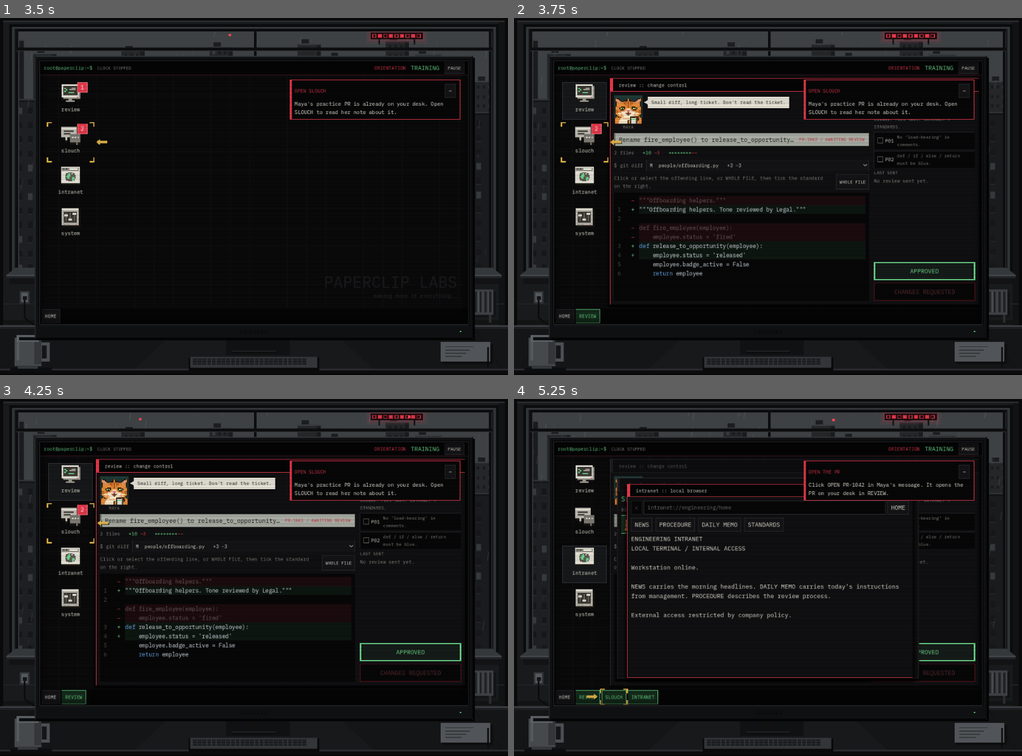
Above: before the commit, frames 1-4 (two rows, left to right).
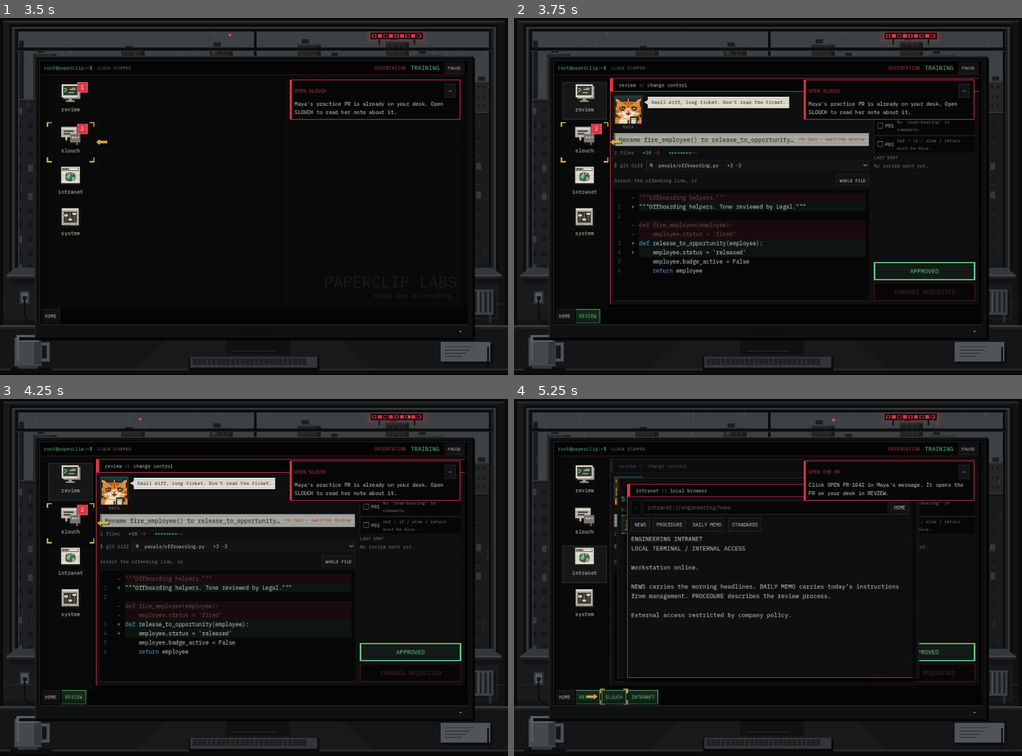
Above: after the commit, the same moments.

Repository: exponent-to/last-review
Game: Godot game, scene res://native/main.tscn
Same seed, same stepped clock (60 frames per second), same inputs: the game is played once before the commit and once after it.
Inputs (mouse positions are in pixels of both pictures, inside the frame that each line leads up to):
- Up to frame 1 (3.5 s): click "New Game" at 0.5 s; click "Slot 1 — Empty" at 1.25 s; click "SKIP [ESC]" at 2 s; click "START ORIENTATION" at 2.75 s
- Up to frame 2 (3.75 s): click (585, 100) at 3.52 s
- Up to frame 3 (4.25 s): no input
- Up to frame 4 (5.25 s): click (585, 523) at 4.27 s; click (585, 563) at 5.02 s

Frame 1 is identical in both runs. In frame 2, 2.4% of the frame differs, in the area x 19-91%, y 28-73%; in frame 3, 2.4%; in frame 4, 0.5%.

Commit message:
UI polish: one instruction per area, compact browser chrome, HN-style masthead
Co-Authored-By: Claude Opus 5.5 <noreply@anthropic.com>
Claude-Session: https://claude.ai/code/session_01Toh7NZ5ACNR43vRL3YhDBw

Diff:
--- a/native/daily_reader.gd
+++ b/native/daily_reader.gd
@@ -114,7 +114,29 @@
 	_content.add_child(line)
 
 func _masthead() -> void:
-	_text("h   Hackerish News", 23)
+	# A boxed "h" logo beside the name, like the site it parodies.
+	var row := HBoxContainer.new()
+	row.add_theme_constant_override("separation", 10)
+	_content.add_child(row)
+	var badge := PanelContainer.new()
+	var box := StyleBoxFlat.new()
+	box.bg_color = INK
+	box.content_margin_left = 7
+	box.content_margin_right = 7
+	box.content_margin_top = 0
+	box.content_margin_bottom = 1
+	badge.add_theme_stylebox_override("panel", box)
+	row.add_child(badge)
+	var logo := Label.new()
+	logo.text = "h"
+	logo.add_theme_font_size_override("font_size", 20)
+	logo.add_theme_color_override("font_color", PAPER)
+	badge.add_child(logo)
+	var name := Label.new()
+	name.text = "Hackerish News"
+	name.add_theme_font_size_override("font_size", 23)
+	name.add_theme_color_override("font_color", INK)
+	row.add_child(name)
 	_divider()
 
 func _news() -> void:
--- a/native/interface.gd
+++ b/native/interface.gd
@@ -880,6 +880,9 @@
 	_button(links, "PROCEDURE", _browse.bind("procedure"))
 	_button(links, "DAILY MEMO", _browse.bind("memo"))
 	_standards_link = _button(links, "STANDARDS", _browse.bind("standards"))
+	# Browser chrome uses the same compact type as every other control.
+	for chrome: Node in navigation.get_children() + links.get_children():
+		if chrome is Button: chrome.add_theme_font_size_override("font_size", 12)
 	var content: VBoxContainer = _scroll_column(page)
 	_browser_text = _paragraph(content, "", 15)
 	_browser_plain = content.get_parent()
@@ -1120,13 +1123,13 @@
 		_evidence_label.text = ""
 		_selected_label.text = ""
 	elif pointing:
-		_evidence_label.text = "> SELECTED %s — tick the standard it breaks on the right" % _location_text(_evidence).to_upper()
-		_selected_label.text = "> %s selected. Tick the standard it breaks." % _location_text(_evidence)
+		_evidence_label.text = "> %s selected" % _location_text(_evidence)
+		_selected_label.text = "Tick the standard it breaks."
 		_selected_label.add_theme_color_override("font_color", AMBER)
 		_evidence_label.add_theme_color_override("font_color", AMBER)
 	else:
-		_evidence_label.text = "Click or select the offending line, or WHOLE FILE, then tick the standard on the right."
-		_selected_label.text = "Select a line, then tick what it breaks. Full text: INTRANET > STANDARDS."
+		_evidence_label.text = "Select the offending line, or"
+		_selected_label.text = "Full text: INTRANET > STANDARDS"
 		_selected_label.add_theme_color_override("font_color", DIM)
 		_evidence_label.add_theme_color_override("font_color", DIM)
 
--- a/tests/test_interface.gd
+++ b/tests/test_interface.gd
@@ -77,7 +77,7 @@
 		if ui._review_files[index].path == finding.path: ui._select_file(index)
 	ui._diff.set_caret_line(ui._row_for_line(int(finding.line)))
 	ui._point_at(-1)
-	check(ui._evidence.line == finding.line and ui._evidence_label.text.contains("SELECTED"), "Clicking a code line selects it as evidence")
+	check(ui._evidence.line == finding.line and ui._evidence_label.text.contains("selected"), "Clicking a code line selects it as evidence")
 	check(ui._flag_buttons.P01 is CheckBox and ui._windows.review.is_ancestor_of(ui._flag_buttons.P01), "The citation slip lives in Review's right sidebar")
 	ui._flag_buttons.P01.pressed.emit()
 	check(state.selected_rules == ["P01"] and state.citation_evidence.P01 == {"path": finding.path, "line": finding.line}, "Picking a standard cites the flagged line")
